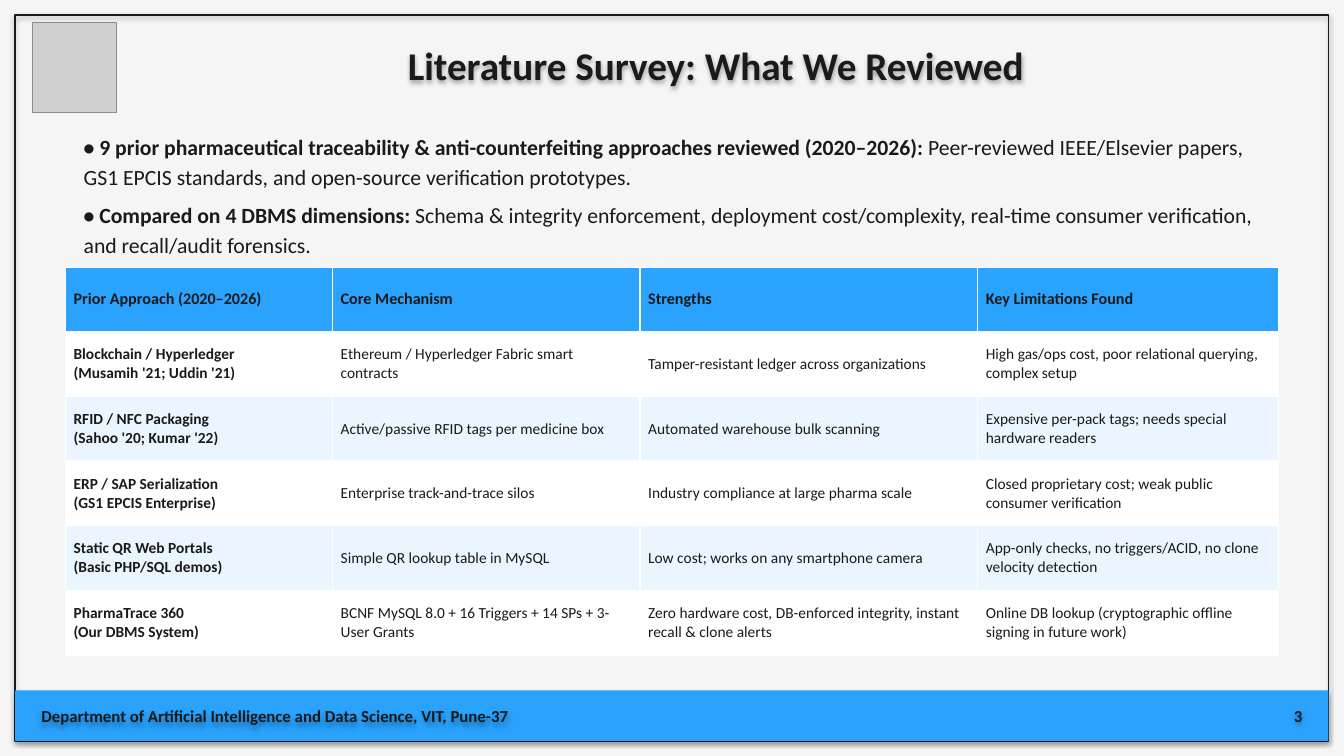
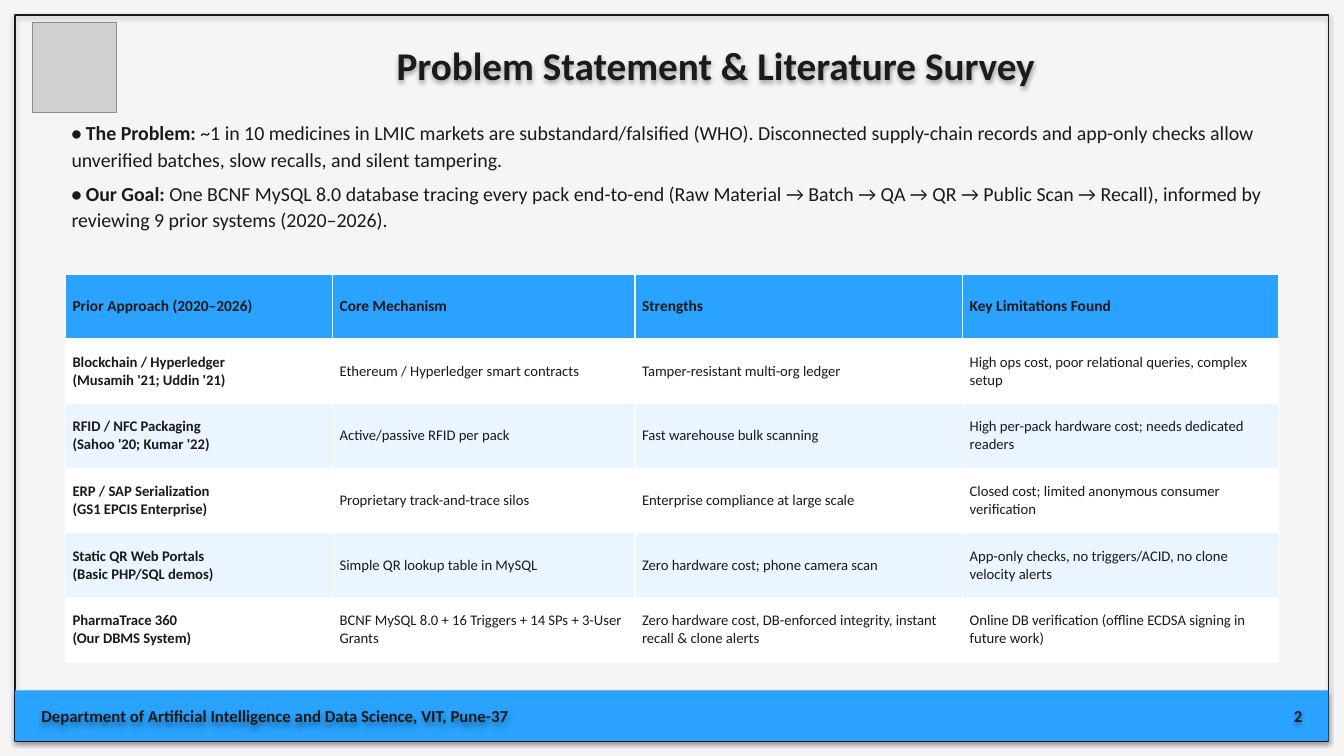
Before and after one commit to AdityaB411/PharmaTrace360, a slide deck: slide 2 of PharmaTrace360_Final_Presentation.pptx (slide 3 before the commit). Drawn at 1344x756 pixels with LibreOffice and Linux fonts; fonts in the diff are those of the drawing; grey boxes stand for pictures. Boxes give left, top, right and bottom in pixels: in the first picture for what was removed or moved away, otherwise in the second. Text is boxed around its words. In the diff, an @@ line names an element or a change of style, - is before the commit and + after.

Commit message:
docs: tighten PharmaTrace 360 presentation to 14 crisp slides

```diff
--- a/PharmaTrace360_Final_Presentation.pptx
+++ b/PharmaTrace360_Final_Presentation.pptx
@@ text at [397,52,1035,87]: text changed @@
-Literature Survey: What We Reviewed
+Problem Statement & Literature Survey
@@ text at [72,125,1261,231]: text changed; size 15.5 to 14.2 pt @@
-• 9 prior pharmaceutical traceability & anti-counterfeiting approaches reviewed (2020–2026): Peer-reviewed IEEE/Elsevier papers, GS1 EPCIS standards, and open-source verification prototypes.
-• Compared on 4 DBMS dimensions: Schema & integrity enforcement, deployment cost/complexity, real-time consumer verification, and recall/audit forensics.
+• The Problem: ~1 in 10 medicines in LMIC markets are substandard/falsified (WHO). Disconnected supply-chain records and app-only checks allow unverified batches, slow recalls, and silent tampering.
+• Our Goal: One BCNF MySQL 8.0 database tracing every pack end-to-end (Raw Material → Batch → QA → QR → Public Scan → Recall), informed by reviewing 9 prior systems (2020–2026).
@@ table at [66,274,1278,662] @@
-row 2: Blockchain / Hyperledger (Musamih '21; Uddin '21) | Ethereum / Hyperledger Fabric smart contracts | Tamper-resistant ledger across organizations | High gas/ops cost, poor relational querying, complex setup
+row 2: Blockchain / Hyperledger (Musamih '21; Uddin '21) | Ethereum / Hyperledger smart contracts | Tamper-resistant multi-org ledger | High ops cost, poor relational queries, complex setup
-row 3: RFID / NFC Packaging (Sahoo '20; Kumar '22) | Active/passive RFID tags per medicine box | Automated warehouse bulk scanning | Expensive per-pack tags; needs special hardware readers
+row 3: RFID / NFC Packaging (Sahoo '20; Kumar '22) | Active/passive RFID per pack | Fast warehouse bulk scanning | High per-pack hardware cost; needs dedicated readers
-row 4: ERP / SAP Serialization (GS1 EPCIS Enterprise) | Enterprise track-and-trace silos | Industry compliance at large pharma scale | Closed proprietary cost; weak public consumer verification
+row 4: ERP / SAP Serialization (GS1 EPCIS Enterprise) | Proprietary track-and-trace silos | Enterprise compliance at large scale | Closed cost; limited anonymous consumer verification
-row 5, column 3: Low cost; works on any smartphone camera
+row 5, column 3: Zero hardware cost; phone camera scan
-row 5, column 4: App-only checks, no triggers/ACID, no clone velocity detection
+row 5, column 4: App-only checks, no triggers/ACID, no clone velocity alerts
-row 6, column 4: Online DB lookup (cryptographic offline signing in future work)
+row 6, column 4: Online DB verification (offline ECDSA signing in future work)
@@ size 11.5 to 11 pt in "Prior Approach (2020–2026)", "Core Mechanism", "Strengths", "Key Limitations Found" @@
@@ size 11 to 10.5 pt in "Blockchain / Hyperledger (Musamih '21; Uddin '21)", "RFID / NFC Packaging (Sahoo '20; Kumar ...", "ERP / SAP Serialization (GS1 EPCIS Enterprise)", "Static QR Web Portals (Basic PHP/SQL demos)" and 4 more places @@
@@ table: place and size @@
-table at [66,267,1278,655]
+table at [66,274,1278,662]
@@ text at [1294,711,1302,722]: text changed @@
-3
+2
```
Also in this commit, not shown: 12 other slides changed, 3 slides removed.
